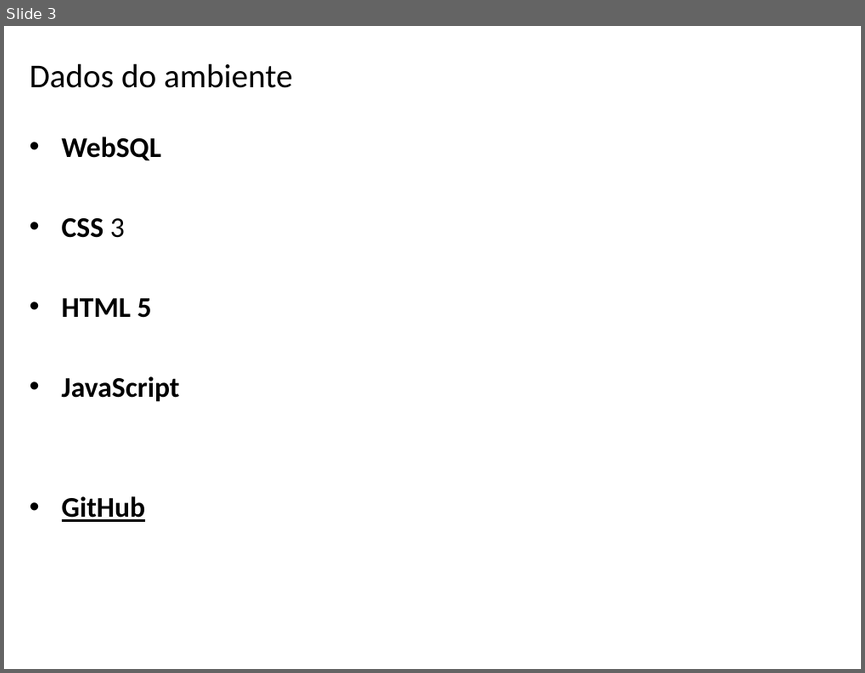
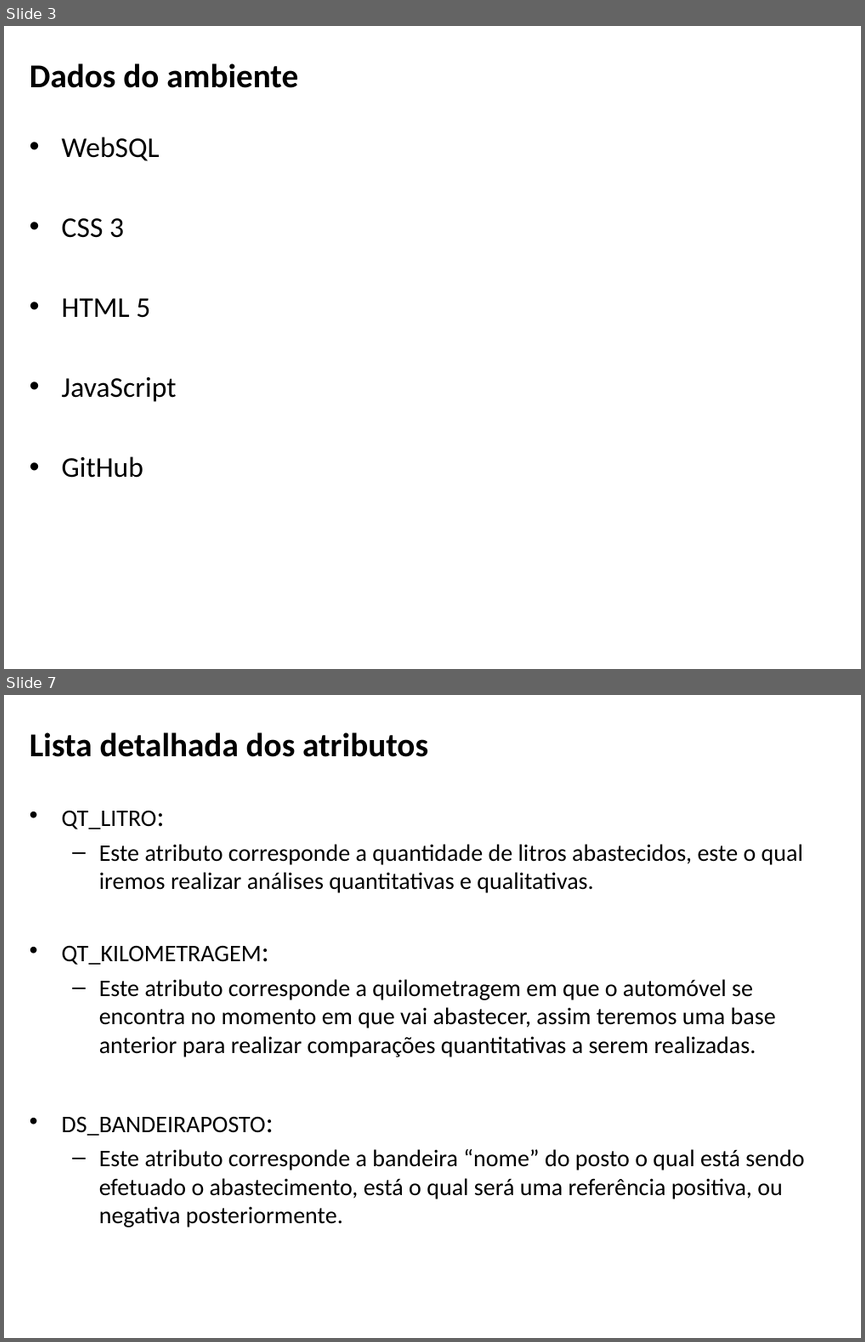
Before and after one commit to EDU23800/BSI4_PI4_CRUD_HTML, a slide deck: apresentação_fase_1.pptx. Shown one above the other, each under a label of ours: slide 3 before the commit, slides 3 and 7 after it; the slides between them are not shown. The pictures are 865x673 and 865x1342 pixels, drawn with LibreOffice and Linux fonts; fonts in the diff are those of the drawing; background and template pictures are left out. Boxes give left, top, right and bottom in pixels: in the first picture for what was removed or moved away, otherwise in the second. Text is boxed around its words. In the diff, an @@ line names an element or a change of style, - is before the commit and + after.

```diff
--- a/apresentação_fase_1.pptx
+++ b/apresentação_fase_1.pptx
@@ slide 7 added at (4,695,861,1338), background picture (left out) @@
@@ title added at (30,732,428,757), 28 pt, text #000000, bold @@
+Lista detalhada dos atributos
@@ text added at (62,811,804,1227), 20 pt, text #000000 @@
+• QT_LITRO:
+  – Este atributo corresponde a quantidade de litros abastecidos, este o qual iremos realizar análises quantitativas e qualitativas.
+• QT_KILOMETRAGEM:
+  – Este atributo corresponde a quilometragem em que o automóvel se encontra no momento em que vai abastecer, assim teremos uma base anterior para realizar comparações quantitativas a serem realizadas.
+• DS_BANDEIRAPOSTO:
+  – Este atributo corresponde a bandeira “nome” do posto o qual está sendo efetuado o abastecimento, está o qual será uma referência positiva, ou negativa posteriormente.
@@ slide 3 changed as well @@
@@ title "Dados do ambiente" at (30,63,298,88): bold on @@
@@ text "WebSQL" at (62,136,177,477): bold off; underline off in "GitHub" @@
```
Also in this commit, not shown: 2 other slides changed, 21 other slides added, 1 slide removed, 1 other file.
